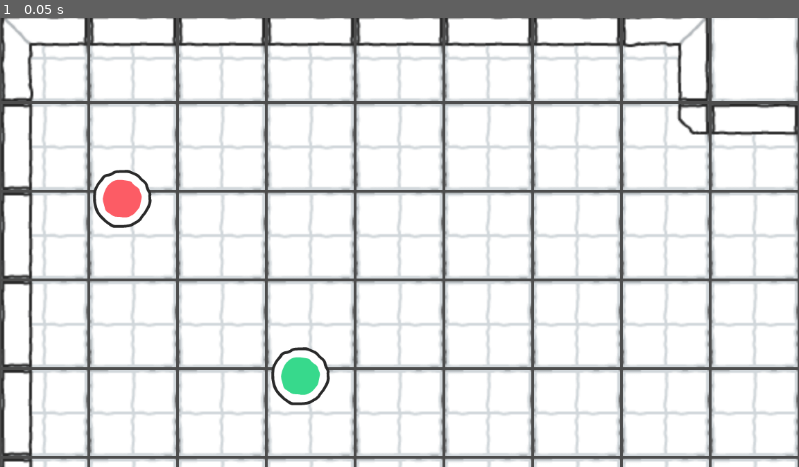
Above: before the commit, frame 1.
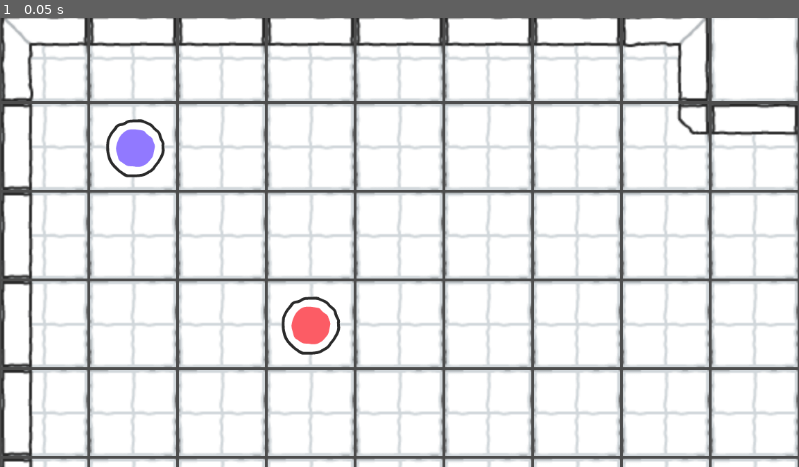
Above: after the commit, the same moment.

Repository: petersgiles/proto-tactics
Game: Godot game, scene res://Scenes/Game.tscn
The game is run twice, just before and just after one commit, with the same random seed, the same clock (stepped at 60 frames per second) and the same inputs.
Inputs:
- Up to frame 1 (0.05 s): no input

The runs differ from the first frame. In frame 1, 2.1% of the frame differs, in the area x 11-43%, y 22-87%.

Commit message:
added character

Diff:
--- /dev/null
+++ b/Scenes/Character.gd
@@ -0,0 +1,11 @@
+@tool
+extends Area2D
+
+
+enum CHARACTER_TYPES {FIGHTER = 0, BARD = 1, ROGUE = 2, MAGE = 3}
+
+@export_group("Character Properties")
+@export var my_class: CHARACTER_TYPES = CHARACTER_TYPES.FIGHTER
+
+func _ready():
+	$AnimatedSprite2D.frame = my_class
--- /dev/null
+++ b/Scenes/Character.tscn
@@ -0,0 +1,41 @@
+[gd_scene load_steps=8 format=3 uid="uid://bvru4kiyv0iy6"]
+
+[ext_resource type="Script" path="res://Scenes/Character.gd" id="1_manly"]
+[ext_resource type="Texture2D" uid="uid://bgoco2sgdbxbs" path="res://Assets/Scribble Dungeon/Characters/green_character.png" id="2_pdsg3"]
+[ext_resource type="Texture2D" uid="uid://dyssbdlqfh0t" path="res://Assets/Scribble Dungeon/Characters/red_character.png" id="3_3ncy6"]
+[ext_resource type="Texture2D" uid="uid://8lpeof3lcu58" path="res://Assets/Scribble Dungeon/Characters/purple_character.png" id="4_h25xw"]
+[ext_resource type="Texture2D" uid="uid://cnn3vdftuanqh" path="res://Assets/Scribble Dungeon/Characters/yellow_character.png" id="5_f8bax"]
+
+[sub_resource type="CircleShape2D" id="CircleShape2D_gktw1"]
+radius = 32.0
+
+[sub_resource type="SpriteFrames" id="SpriteFrames_edsxg"]
+animations = [{
+"frames": [{
+"duration": 1.0,
+"texture": ExtResource("2_pdsg3")
+}, {
+"duration": 1.0,
+"texture": ExtResource("3_3ncy6")
+}, {
+"duration": 1.0,
+"texture": ExtResource("4_h25xw")
+}, {
+"duration": 1.0,
+"texture": ExtResource("5_f8bax")
+}],
+"loop": true,
+"name": &"default",
+"speed": 5.0
+}]
+
+[node name="Character" type="Area2D"]
+script = ExtResource("1_manly")
+my_class = 1
+
+[node name="CollisionShape2D" type="CollisionShape2D" parent="."]
+shape = SubResource("CircleShape2D_gktw1")
+
+[node name="AnimatedSprite2D" type="AnimatedSprite2D" parent="."]
+sprite_frames = SubResource("SpriteFrames_edsxg")
+frame = 1
--- a/Scenes/Game.tscn
+++ b/Scenes/Game.tscn
@@ -1,6 +1,7 @@
-[gd_scene load_steps=5 format=4 uid="uid://gn8y0m2mwpvk"]
+[gd_scene load_steps=6 format=4 uid="uid://gn8y0m2mwpvk"]
 
 [ext_resource type="Texture2D" uid="uid://ofhy7kwics1w" path="res://Assets/Scribble Dungeon/tilesheet@2.png" id="3_w25ev"]
+[ext_resource type="PackedScene" uid="uid://bvru4kiyv0iy6" path="res://Scenes/Character.tscn" id="3_ymrj6"]
 [ext_resource type="PackedScene" uid="uid://o8m1xv5qv1y" path="res://Scenes/Player.tscn" id="4_yf0e2"]
 
 [sub_resource type="TileSetAtlasSource" id="TileSetAtlasSource_y655p"]
@@ -166,6 +167,12 @@
 [node name="Player" parent="Players" instance=ExtResource("4_yf0e2")]
 position = Vector2(449, 435)
 
+[node name="Character" parent="Players/Player" instance=ExtResource("3_ymrj6")]
+position = Vector2(15, -73)
+
 [node name="Player2" parent="Players" instance=ExtResource("4_yf0e2")]
 position = Vector2(192, 179)
-frame = 1
+
+[node name="Character" parent="Players/Player2" instance=ExtResource("3_ymrj6")]
+position = Vector2(19, -73)
+my_class = 2
--- a/Scenes/Player.gd
+++ b/Scenes/Player.gd
@@ -1,8 +1,5 @@
 @tool
-extends Area2D
+extends Node2D
 
 @export_group("Player Properties")
-@export var frame: int = 0
-
-func _ready():
-	$AnimatedSprite2D.frame = frame
+@export var max_move: int = 5
--- a/Scenes/Player.tscn
+++ b/Scenes/Player.tscn
@@ -1,39 +1,6 @@
-[gd_scene load_steps=8 format=3 uid="uid://o8m1xv5qv1y"]
+[gd_scene load_steps=2 format=3 uid="uid://o8m1xv5qv1y"]
 
 [ext_resource type="Script" path="res://Scenes/Player.gd" id="1_aiihs"]
-[ext_resource type="Texture2D" uid="uid://bgoco2sgdbxbs" path="res://Assets/Scribble Dungeon/Characters/green_character.png" id="2_kxehd"]
-[ext_resource type="Texture2D" uid="uid://dyssbdlqfh0t" path="res://Assets/Scribble Dungeon/Characters/red_character.png" id="3_q3wf1"]
-[ext_resource type="Texture2D" uid="uid://8lpeof3lcu58" path="res://Assets/Scribble Dungeon/Characters/purple_character.png" id="4_d2qf0"]
-[ext_resource type="Texture2D" uid="uid://cnn3vdftuanqh" path="res://Assets/Scribble Dungeon/Characters/yellow_character.png" id="5_01pcw"]
 
-[sub_resource type="CircleShape2D" id="CircleShape2D_gktw1"]
-radius = 32.0
-
-[sub_resource type="SpriteFrames" id="SpriteFrames_edsxg"]
-animations = [{
-"frames": [{
-"duration": 1.0,
-"texture": ExtResource("2_kxehd")
-}, {
-"duration": 1.0,
-"texture": ExtResource("3_q3wf1")
-}, {
-"duration": 1.0,
-"texture": ExtResource("4_d2qf0")
-}, {
-"duration": 1.0,
-"texture": ExtResource("5_01pcw")
-}],
-"loop": true,
-"name": &"default",
-"speed": 5.0
-}]
-
-[node name="Player" type="Area2D"]
+[node name="Player" type="Node2D"]
 script = ExtResource("1_aiihs")
-
-[node name="CollisionShape2D" type="CollisionShape2D" parent="."]
-shape = SubResource("CircleShape2D_gktw1")
-
-[node name="AnimatedSprite2D" type="AnimatedSprite2D" parent="."]
-sprite_frames = SubResource("SpriteFrames_edsxg")
